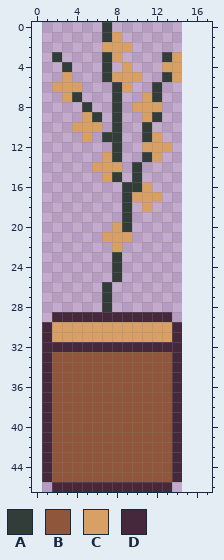
Pixel-art sprite -- assets/flower.png. That is the earlier state.
The file is 14x47 pixels. The old version is drawn lined up with the new one, on the new canvas.
Palette (. is transparent): A #323c39  B #8f563b  C #d9a066  D #45283c
Pixels before, first column x 1:
 0 ......A.......
 1 ......AC......
 2 ......CCC.....
 3 .A....AC....AC
 4 ..A...A.C...CC
 5 ..C...ACCC..AC
 6 .CCC...AC..A..
 7 ..CA...A..CA..
 8 ....A..A.CCC..
 9 ....CA.A..CA..
10 ...CCC.A..A...
11 ....C.AA..AC..
12 .......A..CCC.
13 ......CA..AC..
14 .....CCC.A....
15 ......CA.A....
16 ........AAC...
17 ........ACCC..
18 ........A.C...
19 ........A.....
20 .......CA.....
21 ......CCC.....
22 .......C......
23 .......A......
24 .......A......
25 .......A......
26 ......A.......
27 ......A.......
28 ......A.......
29 .DDDDDDDDDDDD.
30 DCCCCCCCCCCCCD
31 DCCCCCCCCCCCCD
32 DDDDDDDDDDDDDD
33 DBBBBBBBBBBBBD
34 DBBBBBBBBBBBBD
35 DBBBBBBBBBBBBD
36 DBBBBBBBBBBBBD
37 DBBBBBBBBBBBBD
38 DBBBBBBBBBBBBD
39 DBBBBBBBBBBBBD
40 DBBBBBBBBBBBBD
41 DBBBBBBBBBBBBD
42 DBBBBBBBBBBBBD
43 DBBBBBBBBBBBBD
44 DBBBBBBBBBBBBD
45 DBBBBBBBBBBBBD
46 .DDDDDDDDDDDD.
The result:
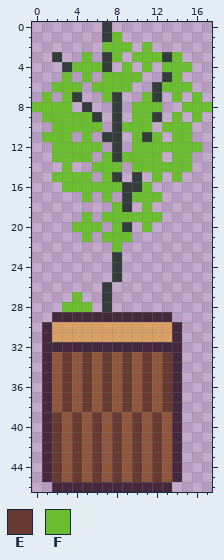
Colours new in this view: E #663931  F #6abe30
The edit:
canvas 14x47 -> 18x47, the old top-left corner now at 1,0
Changed rows in their new state; - is an unchanged pixel.
first column x 0:
 1 --------F---------
 2 -------FFF-F------
 3 -----F--F-FFF-F---
 4 ----FFF--F-F-FFF--
 5 ---F-F-FFFF---F---
 6 --FFF-FFFF---FFF--
 7 -F-F---F---F--F-F-
 8 FFFF------FFF--FFF
 9 -FFFFF----FF--F-F-
10 --FFFFF--FFF-FFF--
11 -FFF-F----F-F-FF--
12 --FFFFF---FFFFFFF-
13 --FFFF-F-FFFF-FF--
14 ---F--FFF-FFFFFF--
15 --FFFF-F----F-F---
16 ---FFFFFF--F------
17 -----F-F--FFF-----
18 --------F--F------
19 -----F-FFFFFF-----
20 ----FFF-F--F------
21 -----F-FFF--------
22 --------F---------
first column x 3:
27 -F-
28 FFF
first column x 2:
33 -E-E-E-E-E-E
34 -E-E-E-E-E-E
35 -E-E-E-E-E-E
36 -E-E-E-E-E-E
37 -E-E-E-E-E-E
38 -E-E-E-E-E-E
39 E-E-E-E-E-E-
40 E-E-E-E-E-E-
41 E-E-E-E-E-E-
42 E-E-E-E-E-E-
43 E-E-E-E-E-E-
44 E-E-E-E-E-E-
45 E-E-E-E-E-E-
Boxes around the changes in both pictures, in picture pixels (x1, y1, x2, y2):
changed: (32, 32, 212, 252)
added: (62, 292, 92, 312)
changed: (52, 352, 172, 482)
